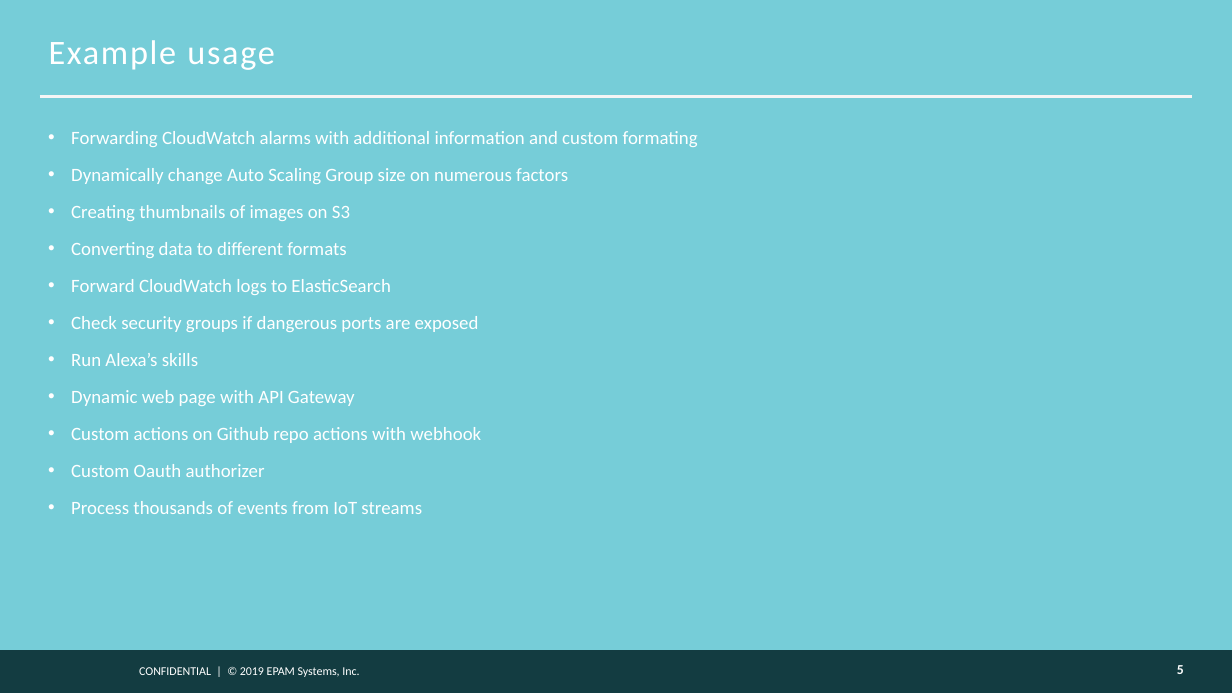
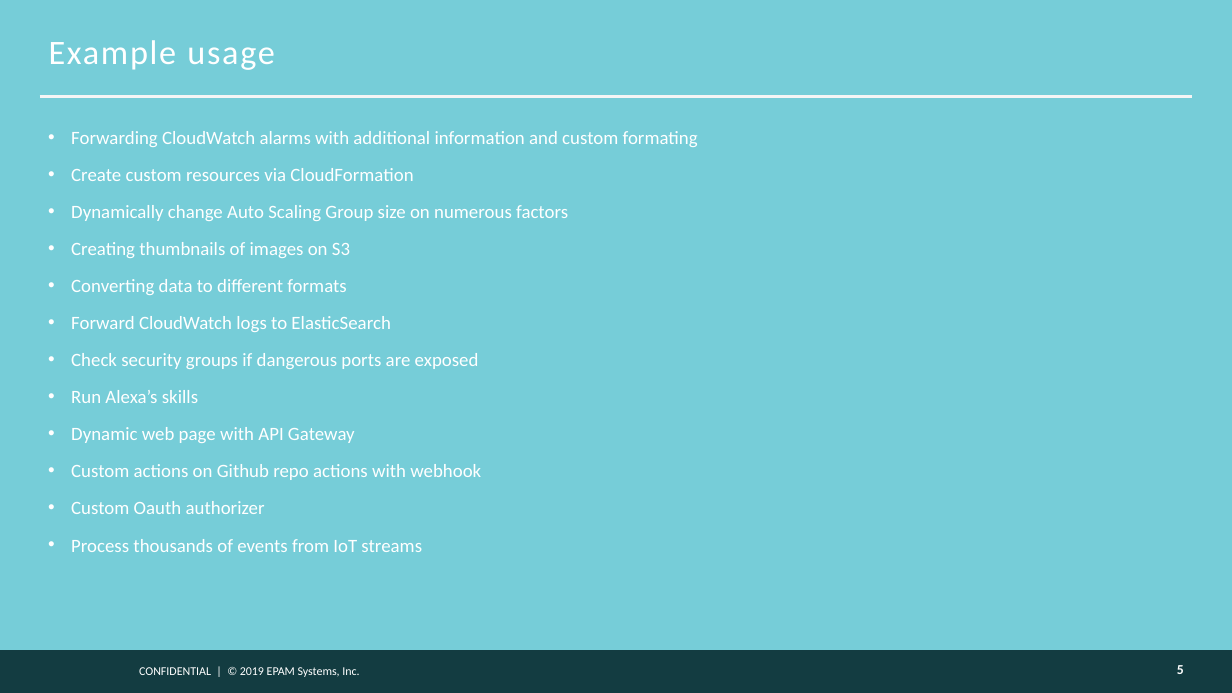
Before and after one commit to ChristophShyper/presentation-lambda, a slide deck: slide 5 of Presentation.pptx. Drawn at 1232x693 pixels with LibreOffice and Linux fonts; fonts in the diff are those of the drawing; background and template pictures are left out. Boxes give left, top, right and bottom in pixels: in the first picture for what was removed or moved away, otherwise in the second. Text is boxed around its words. In the diff, an @@ line names an element or a change of style, - is before the commit and + after.

Commit message:
Update pptx, removed outdated presentation_content, corrected lambda.sh

```diff
--- a/Presentation.pptx
+++ b/Presentation.pptx
@@ text at (x1=71, y1=168, x2=413, y2=181): paragraph added @@
+• Create custom resources via CloudFormation
```
Also in this commit, not shown: 2 other files.
